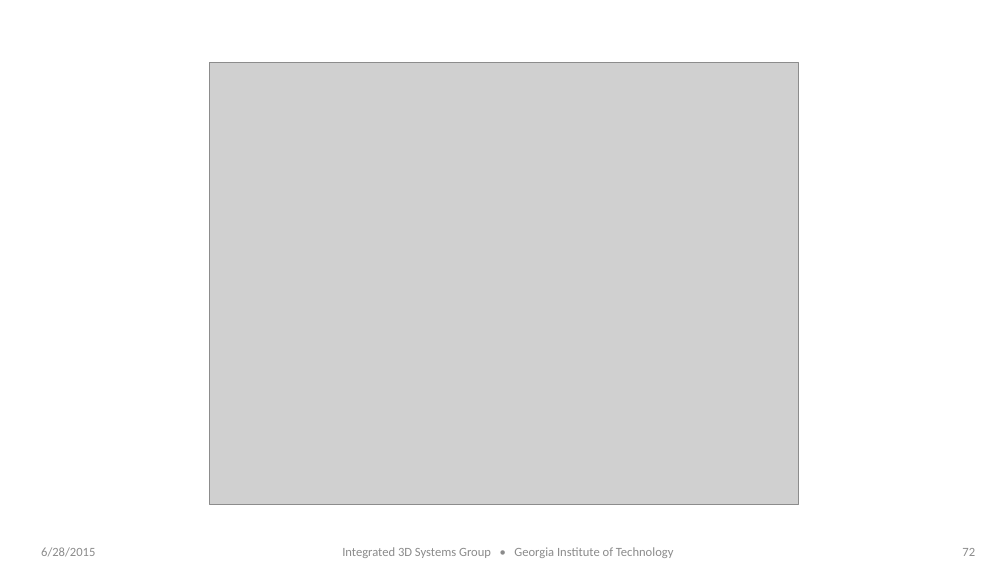
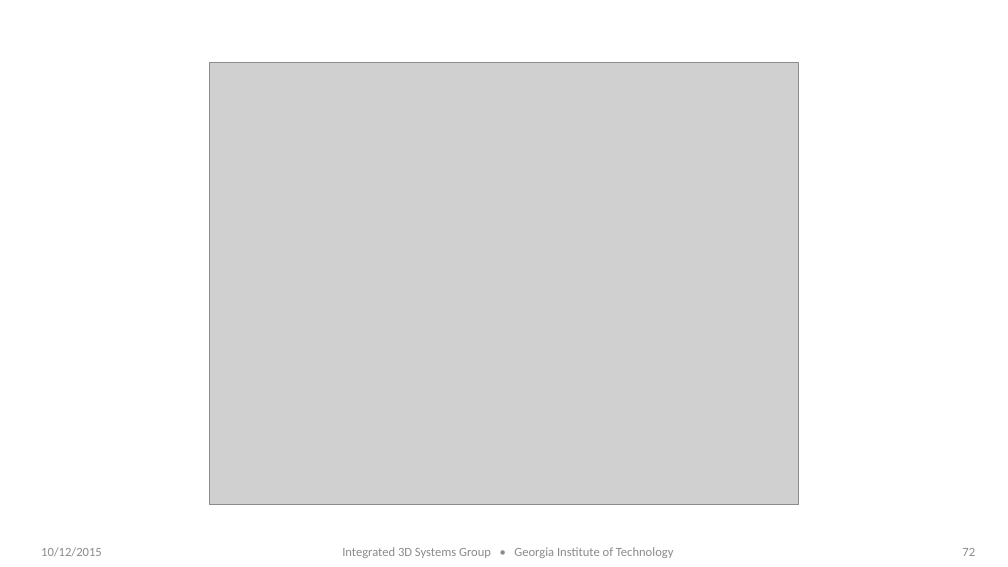
Before and after one commit to wwahby/VPJ_Paper, a slide deck: slide 72 of Figures/figure_construction.pptx. Drawn at 1008x567 pixels with LibreOffice and Linux fonts; fonts in the diff are those of the drawing; grey boxes stand for pictures. Boxes give left, top, right and bottom in pixels: in the first picture for what was removed or moved away, otherwise in the second. Text is boxed around its words. In the diff, an @@ line names an element or a change of style, - is before the commit and + after.

```diff
--- a/Figures/figure_construction.pptx
+++ b/Figures/figure_construction.pptx
@@ text at box(41, 547, 102, 557): text changed @@
-6/28/2015
+10/12/2015
```
Also in this commit, not shown: 54 other slides changed, 5 slides added.
